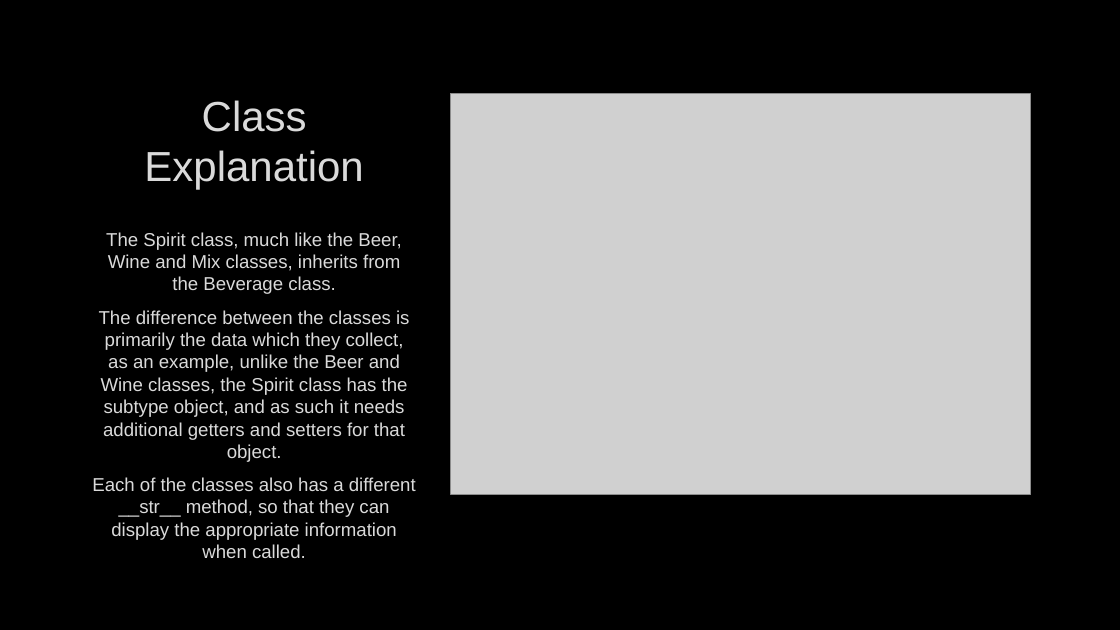
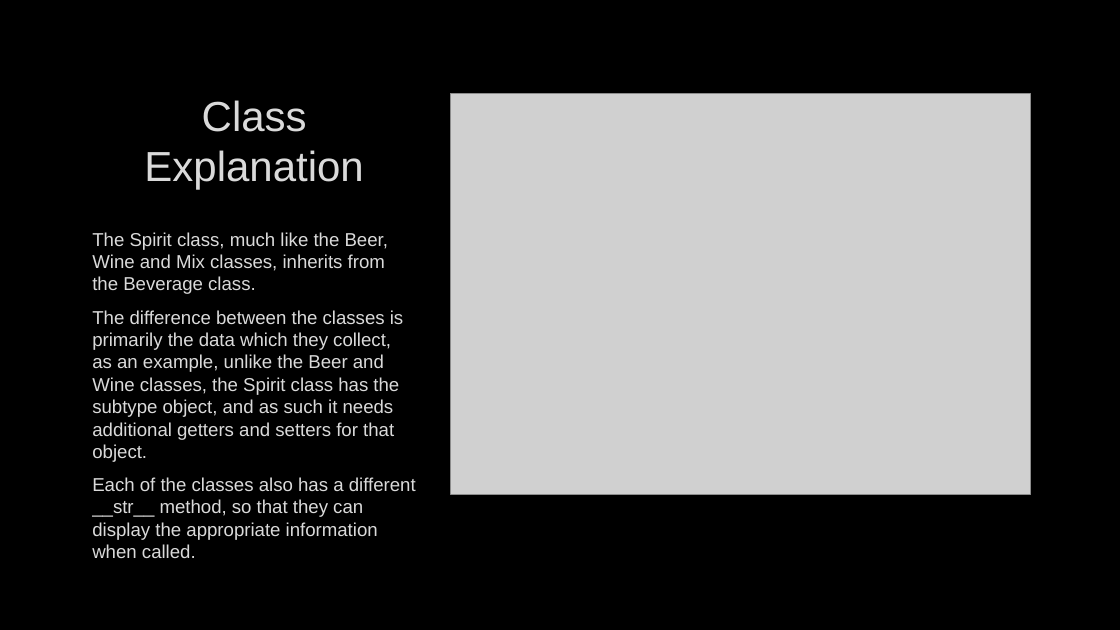
Before and after one commit to tanermaddocks/PDP-JUL2024-TJS, a slide deck: slide 5 of presentation_powerpoint.pptx. Drawn at 1120x630 pixels with LibreOffice and Linux fonts; fonts in the diff are those of the drawing; grey boxes stand for pictures; background and template pictures are left out. Boxes give left, top, right and bottom in pixels: in the first picture for what was removed or moved away, otherwise in the second. Text is boxed around its words. In the diff, an @@ line names an element or a change of style, - is before the commit and + after.

```diff
--- a/presentation_powerpoint.pptx
+++ b/presentation_powerpoint.pptx
@@ text "The Spirit class, much like ..." at [92, 232, 416, 540]: alignment centre to left @@
```
Also in this commit, not shown: 2 other slides changed.
